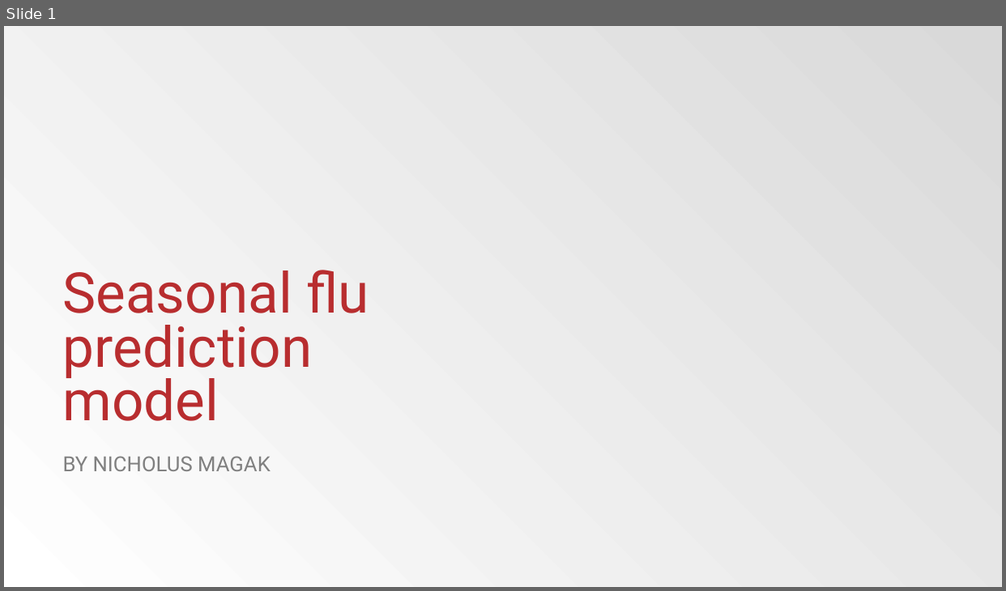
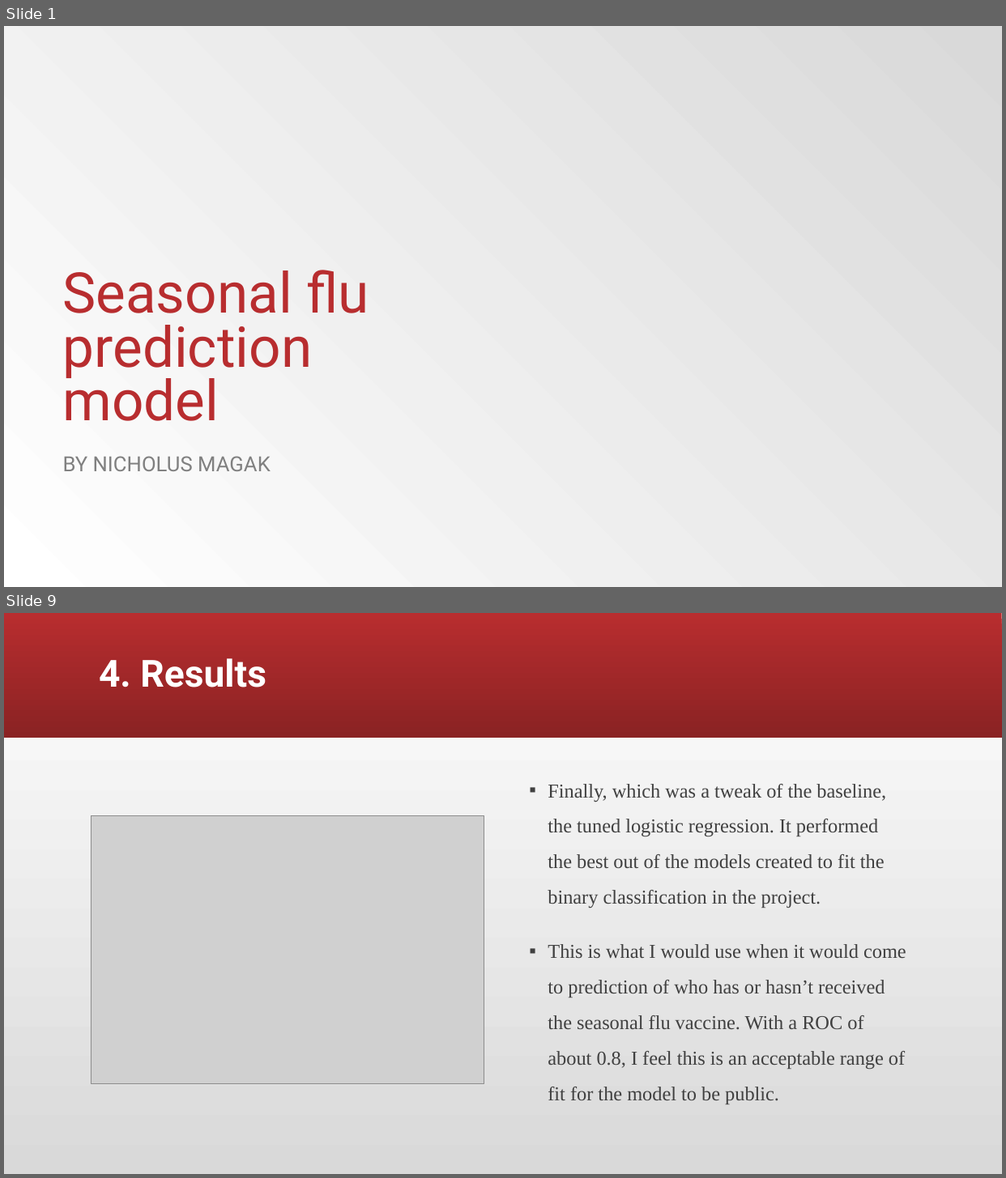
Before and after one commit to NicholusMagak/Phase_3_Project, a slide deck: Seasonal flu prediction model.pptx. Shown one above the other, each under a label of ours: slide 1 before the commit, slides 1 and 9 after it; the slides between them are not shown. The pictures are 1006x591 and 1006x1178 pixels, drawn with LibreOffice and Linux fonts; fonts in the diff are those of the drawing; grey boxes stand for pictures; background and template pictures are left out. Boxes give left, top, right and bottom in pixels: in the first picture for what was removed or moved away, otherwise in the second. Text is boxed around its words. In the diff, an @@ line names an element or a change of style, - is before the commit and + after.

```diff
--- a/Seasonal flu prediction model.pptx
+++ b/Seasonal flu prediction model.pptx
@@ slide 9 added at (4,613,1002,1174), background gradient #D9D9D9 to #FFFFFF @@
@@ rectangle added at (4,613,1002,738), fill gradient #B82D2F to #8A2223 @@
@@ title added at (99,658,266,688), 36 pt, text #FFFFFF, bold @@
+4. Results
@@ text added at (548,784,906,1105), 19 pt, text #404040 @@
+▪ Finally, which was a tweak of the baseline, the tuned logistic regression. It performed the best out of the models created to fit the binary classification in the project.
+▪ This is what I would use when it would come to prediction of who has or hasn’t received the seasonal flu vaccine. With a ROC of about 0.8, I feel this is an acceptable range of fit for the model to be public.
@@ picture added at (91,815,484,1084) @@
```
Also in this commit, not shown: 4 slides changed, 4 other slides added, 4 slides removed.
